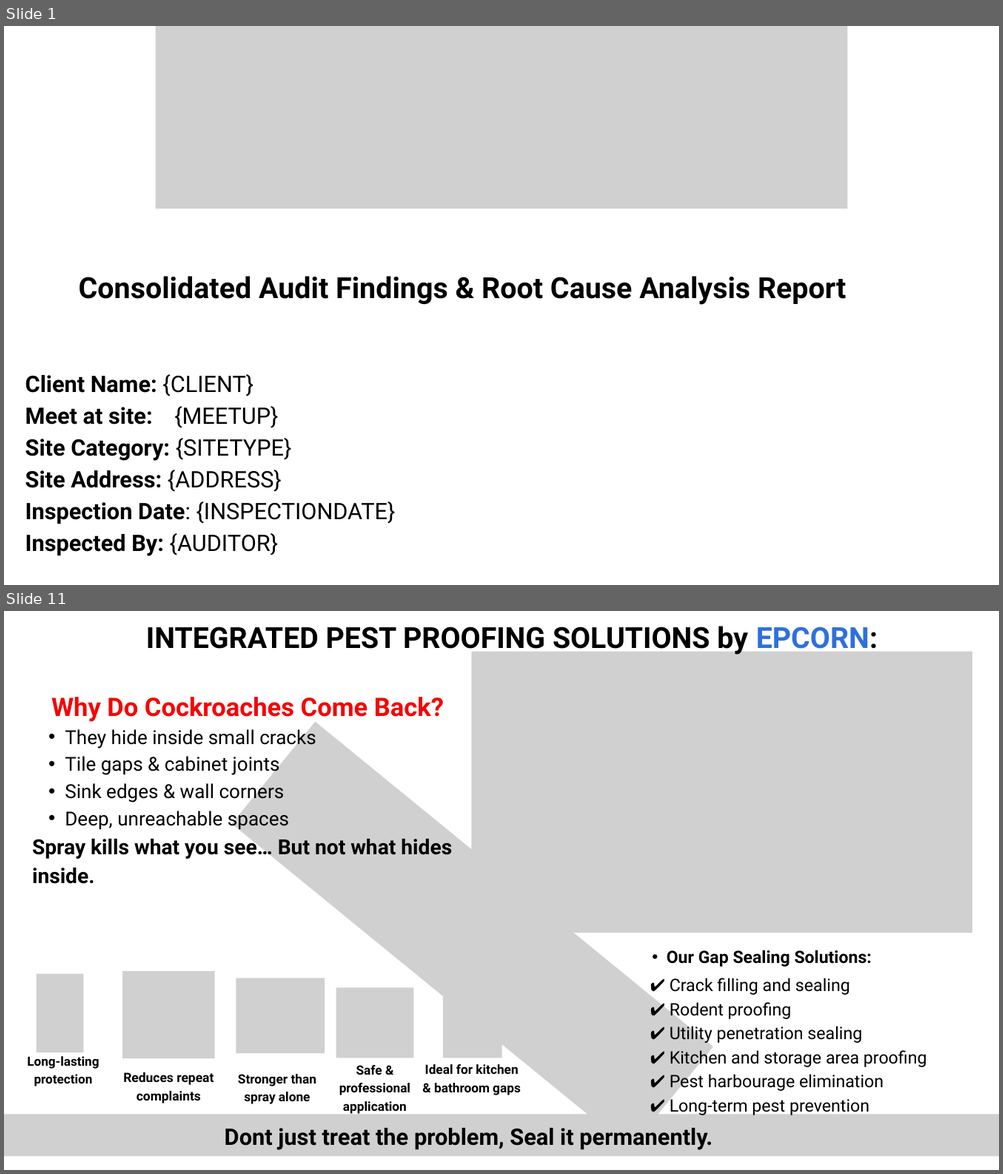
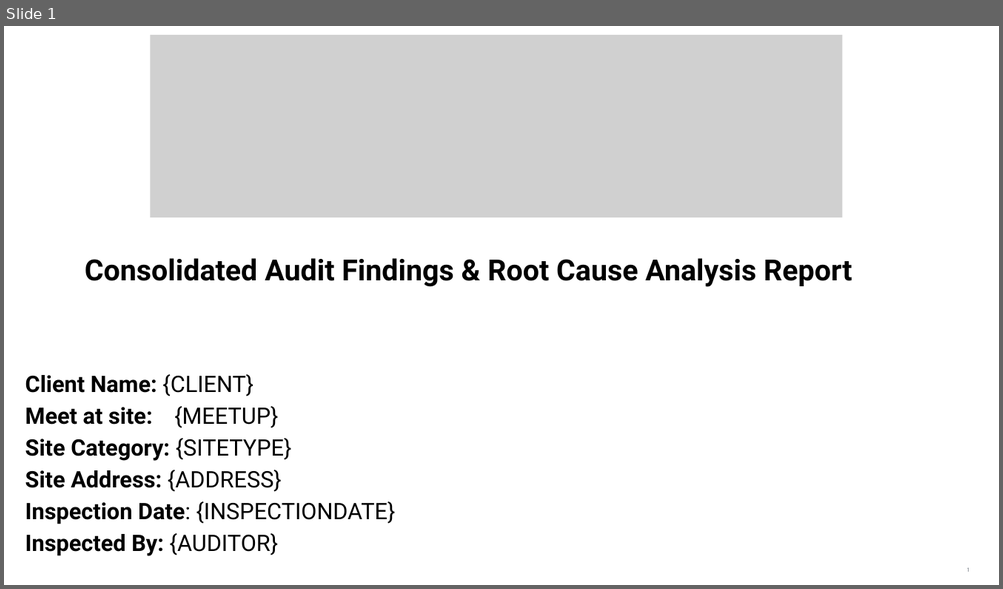
Before and after one commit to epcorn/Pestxz, a slide deck: tmp/client.pptx. Shown one above the other, each under a label of ours: slides 1 and 11 before the commit, slide 1 after it; the slides between them are not shown. The pictures are 1003x1174 and 1003x589 pixels, drawn with LibreOffice and Linux fonts; fonts in the diff are those of the drawing; grey boxes stand for pictures. Boxes give left, top, right and bottom in pixels: in the first picture for what was removed or moved away, otherwise in the second. Text is boxed around its words. In the diff, an @@ line names an element or a change of style, - is before the commit and + after.

```diff
--- a/tmp/client.pptx
+++ b/tmp/client.pptx
@@ slide 11 removed at [4,611,999,1170], background #FFFFFF @@
@@ text removed at [146,626,877,655] @@
-INTEGRATED PEST PROOFING SOLUTIONS by EPCORN:
@@ group removed at [472,651,972,933]: 4 pictures @@
@@ picture removed at [794,667,913,772] @@
@@ text removed at [32,697,452,884] @@
-Why Do Cockroaches Come Back?
-  • They hide inside small cracks
-  • Tile gaps & cabinet joints
-  • Sink edges & wall corners
-  • Deep, unreachable spaces
-Spray kills what you see… But not what hides inside.
@@ picture removed at [232,722,713,1149] @@
@@ picture removed at [884,818,933,867] @@
@@ text removed at [666,950,871,967] @@
-  • Our Gap Sealing Solutions:
@@ picture removed at [37,974,84,1053] @@
@@ picture removed at [122,971,214,1059] @@
@@ picture removed at [236,979,324,1054] @@
@@ picture removed at [336,988,413,1059] @@
@@ picture removed at [443,988,501,1059] @@
@@ text removed at [669,978,927,1116] @@
-✔ Crack filling and sealing
-✔ Rodent proofing
-✔ Utility penetration sealing
-✔ Kitchen and storage area proofing
-✔ Pest harbourage elimination
-✔ Long-term pest prevention
@@ text removed at [27,1056,99,1087] @@
-Long-lasting
-protection
@@ text removed at [123,1073,213,1104] @@
-Reduces repeat complaints
@@ text removed at [238,1074,316,1105] @@
-Stronger than spray alone
@@ text removed at [339,1065,410,1114] @@
-Safe & professional application
@@ text removed at [425,1065,521,1096] @@
-Ideal for kitchen & bathroom gaps
@@ picture removed at [4,1114,999,1156] @@
@@ text removed at [225,1128,712,1150] @@
-Dont just treat the problem, Seal it permanently.
@@ slide 1 changed as well @@
@@ picture: place and size @@
-picture at [155,26,847,209]
+picture at [151,35,842,218]
@@ text "Consolidated Audit Findings & Root ...": place and size @@
-text "Consolidated Audit Findings & Root ..." at [79,276,845,305]
+text "Consolidated Audit Findings & Root ..." at [85,258,851,287]
```
Also in this commit, not shown: 3 other slides changed, 11 slides added, 10 other slides removed, 3 other files.
